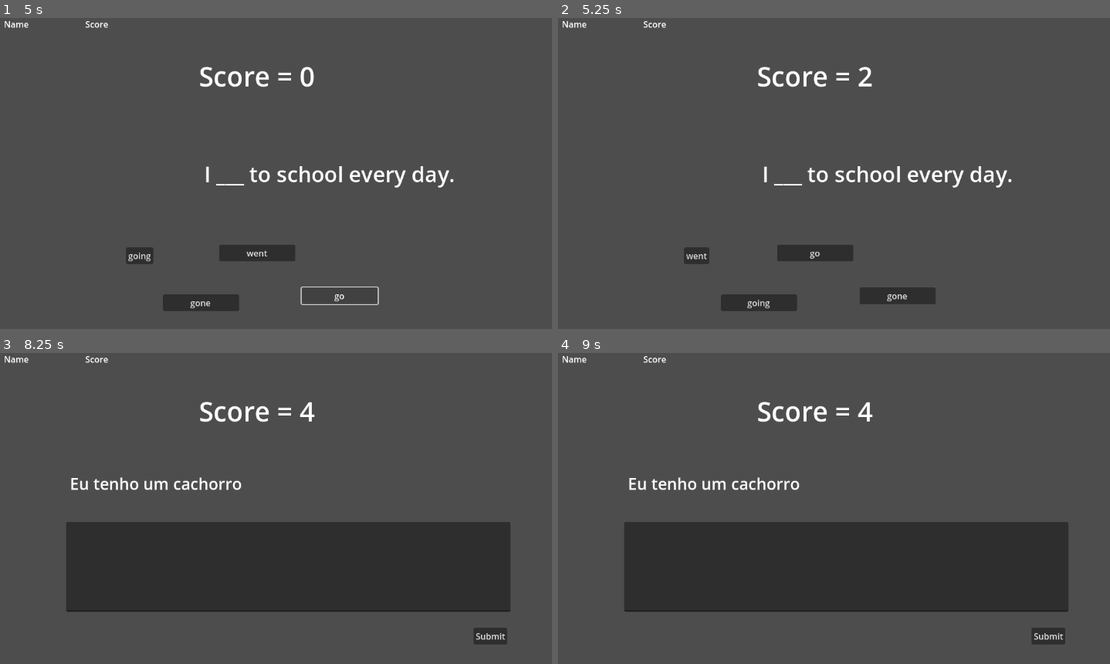
Above: before the commit, frames 1-4 (two rows, left to right).
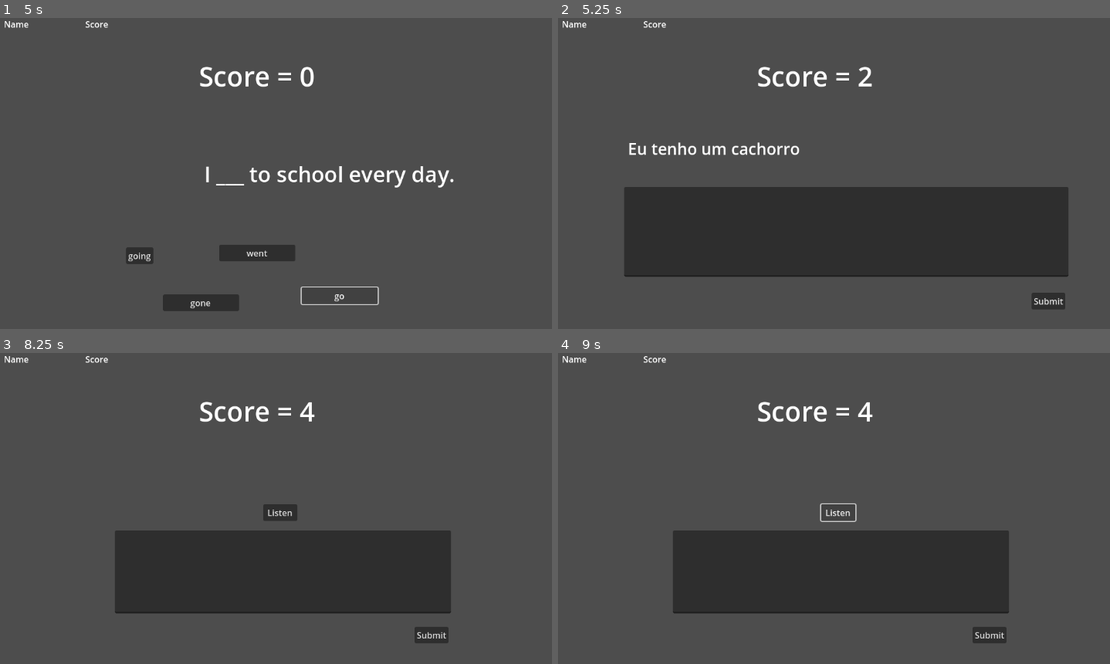
Above: after the commit, the same moments.

Repository: helpmeagain/project-kiwi
Game: Godot game, scene res://src/scenes/main-menu.tscn
The game is run twice, just before and just after one commit, with the same random seed, the same clock (stepped at 60 frames per second) and the same inputs.
Inputs (mouse positions are in pixels of both pictures, inside the frame that each line leads up to):
- Up to frame 1 (5 s): click "Start" at 0.5 s; click (314, 229) at 1.27 s; type "Alex" at 1.35 s; click "Iniciar jogo" at 2 s; click "has read" at 2.75 s; click "go" at 3.5 s; click "go" at 4.25 s
- Up to frame 2 (5.25 s): click "going" at 5 s
- Up to frame 3 (8.25 s): click (491, 636) at 5.75 s, where only the run after the commit has a clickable "Submit"; click "go" at 6.5 s; click "go" at 7.25 s; click "went" at 8 s
- Up to frame 4 (9 s): click (839, 511) at 8.75 s, where only the run after the commit has a clickable "Listen"

Frame 1 is identical in both runs. In frame 2, 25% of the frame differs, in the area x 12-93%, y 39-95%; in frame 3, 9.0%; in frame 4, 8.8%.
Error in both runs: Invalid access to property or key '1' on a base object of type 'Dictionary'. (res://src/scripts/questions.gd:49)

Commit message:
feat: add 'listen then type' exercise

Diff:
--- a/project.godot
+++ b/project.godot
@@ -15,6 +15,10 @@
 config/features=PackedStringArray("4.4", "Forward Plus")
 config/icon="res://icon.svg"
 
+[audio]
+
+general/text_to_speech=true
+
 [autoload]
 
 MultiplayerPlayerManager="*res://src/scripts/multiplayer_player_manager.gd"
--- /dev/null
+++ b/src/assets/exercises/listen-then-type.json
@@ -0,0 +1,14 @@
+[
+  {
+	"text_to_speech": "I went to the park yesterday.",
+	"correct_answers": ["I went to the park yesterday", "I went to the park yesterday."]
+  },
+  {
+	"text_to_speech": "She ate an apple for breakfast.",
+	"correct_answers": ["She ate an apple for breakfast", "She ate an apple for breakfast."]
+  },
+  {
+	"text_to_speech": "They played soccer last weekend.",
+	"correct_answers": ["They played soccer last weekend", "She ate an apple for breakfast."]
+  }
+]
--- /dev/null
+++ b/src/scenes/exercises/listen-then-type.tscn
@@ -0,0 +1,38 @@
+[gd_scene load_steps=2 format=3 uid="uid://ruhev3rtubde"]
+
+[ext_resource type="Script" uid="uid://dmb6y0sqc8yh6" path="res://src/scripts/exercises/listen_then_type.gd" id="1_bxyf1"]
+
+[node name="Listen-then-type" type="Control"]
+layout_mode = 3
+anchors_preset = 15
+anchor_right = 1.0
+anchor_bottom = 1.0
+grow_horizontal = 2
+grow_vertical = 2
+script = ExtResource("1_bxyf1")
+
+[node name="ListenButton" type="Button" parent="."]
+layout_mode = 0
+offset_left = 539.0
+offset_top = 283.0
+offset_right = 603.0
+offset_bottom = 314.0
+text = "Listen"
+
+[node name="LineEdit" type="LineEdit" parent="."]
+layout_mode = 0
+offset_left = 262.0
+offset_top = 332.0
+offset_right = 890.0
+offset_bottom = 487.0
+
+[node name="SubmitButton" type="Button" parent="."]
+layout_mode = 0
+offset_left = 822.0
+offset_top = 512.0
+offset_right = 885.0
+offset_bottom = 543.0
+text = "Submit"
+
+[connection signal="pressed" from="ListenButton" to="." method="_on_listen_button_pressed"]
+[connection signal="pressed" from="SubmitButton" to="." method="_on_submit_button_pressed"]
--- /dev/null
+++ b/src/scripts/exercises/listen_then_type.gd
@@ -0,0 +1,42 @@
+extends Control
+
+signal answer_correct
+signal answer_wrong
+
+var questions: Array
+var current_question: Dictionary
+var text_to_speech: String
+var voices = DisplayServer.tts_get_voices_for_language("en")
+var voice_id = voices[0]
+
+func initialize(data_file: String) -> void:
+	questions = ExercisesBank.load_questions(data_file)
+	if questions.is_empty():
+		push_error("Nenhuma pergunta carregada para: " + data_file)
+		return
+
+	load_new_question()
+
+func load_new_question() -> void:
+	current_question = questions.pick_random()
+	text_to_speech = current_question.text_to_speech
+
+func validate_answer(answer: String) -> bool:
+	var normalized_answer = answer.to_lower().strip_edges()
+
+	for correct in current_question.correct_answers:
+		if normalized_answer == correct.to_lower().strip_edges():
+			return true
+
+	return false
+
+func _on_listen_button_pressed() -> void:
+	DisplayServer.tts_speak(text_to_speech, voice_id)
+
+func _on_submit_button_pressed() -> void:
+	var user_answer = $LineEdit.text
+
+	if validate_answer(user_answer):
+		emit_signal("answer_correct")
+	else:
+		emit_signal("answer_wrong")
--- a/src/scripts/questions.gd
+++ b/src/scripts/questions.gd
@@ -5,10 +5,10 @@
 		"scene": "res://src/scenes/exercises/fill-in-the-blank.tscn",
 		"data_file": "fill_in_the_blank.json"
 	},
-#	"listen_then_type": {
-#		"scene": "res://src/scenes/exercises/listen-then-type.tscn",
-#		"data_file": "listen_then_type.json"
-#	},
+	"listen_then_type": {
+		"scene": "res://src/scenes/exercises/listen-then-type.tscn",
+		"data_file": "listen-then-type.json"
+	},
 	"type_translation": {
 		"scene": "res://src/scenes/exercises/type-the-sentence.tscn",
 		"data_file": "type-the-sentence.json"
Not shown, added: src/scripts/exercises/listen_then_type.gd.uid
